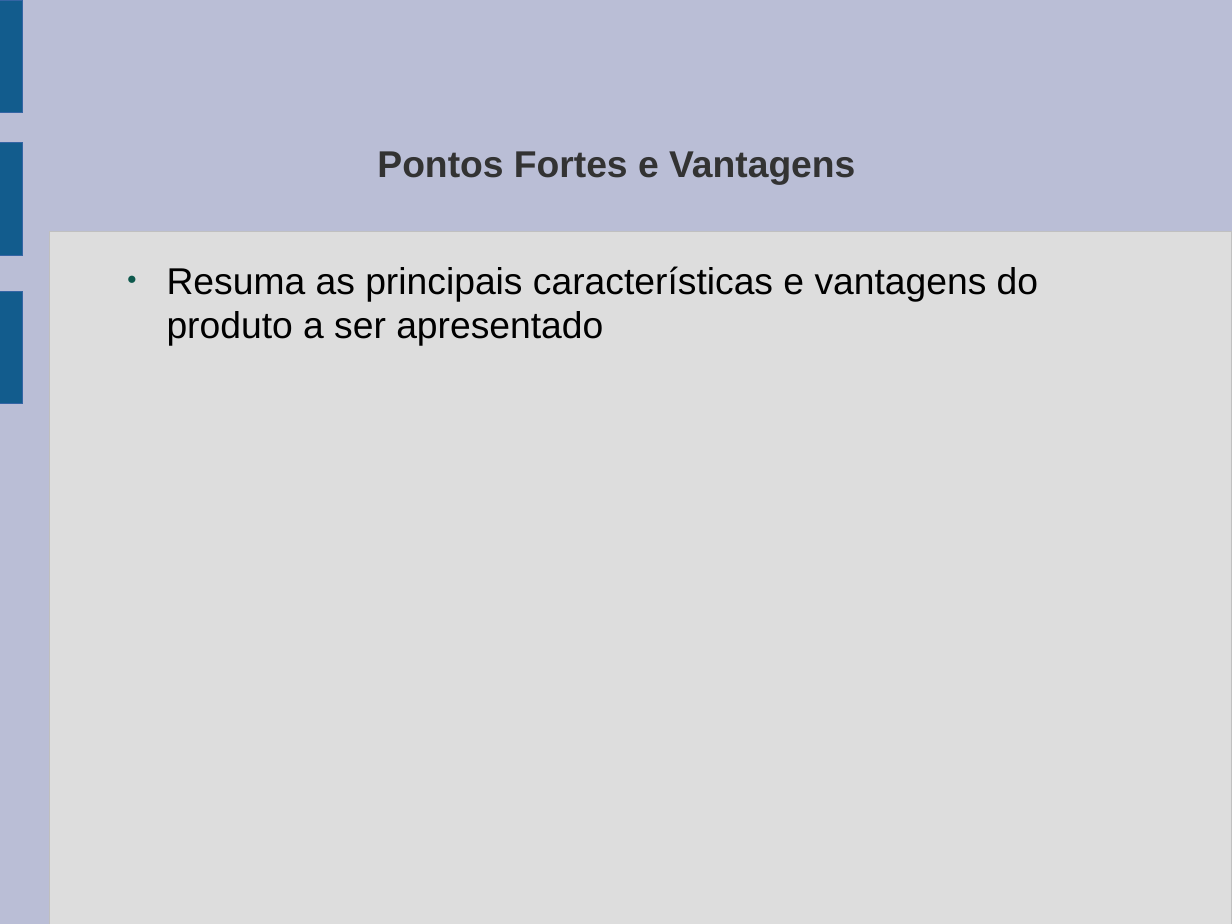
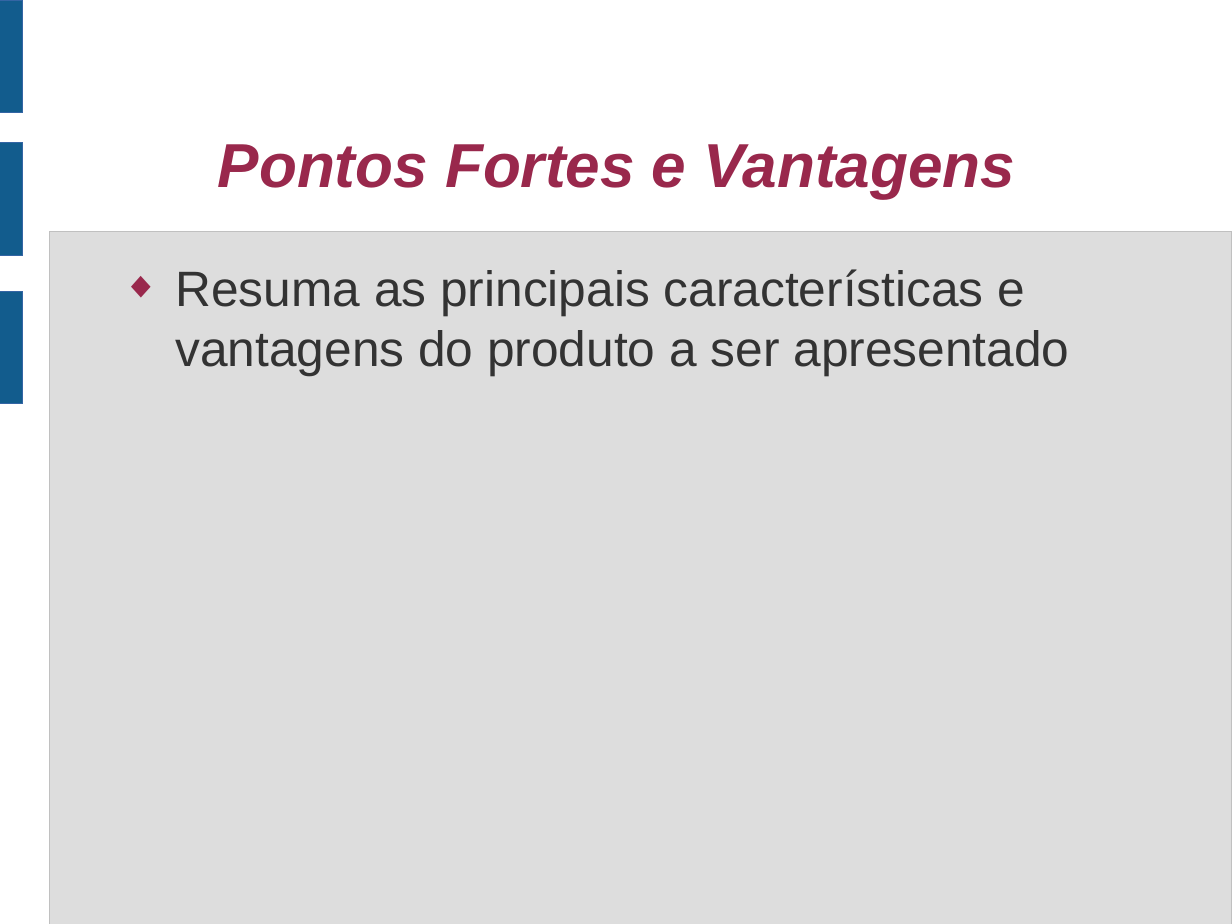
Before and after one commit to jharbes/SEGURANCA-INDUSTRIAL, a slide deck: slide 7 of material_NR11/apresentacaoNR11.odp (slide 6 before the commit). Drawn at 1232x924 pixels with LibreOffice and Linux fonts; fonts in the diff are those of the drawing. Boxes give left, top, right and bottom in pixels: in the first picture for what was removed or moved away, otherwise in the second. Text is boxed around its words. In the diff, an @@ line names an element or a change of style, - is before the commit and + after.

```diff
--- a/material_NR11/apresentacaoNR11.odp
+++ b/material_NR11/apresentacaoNR11.odp
@@ background #BABED6 to #FFFFFF @@
@@ title "Pontos Fortes e Vantagens" at bbox=[218, 144, 1015, 198]: size 24 to 40 pt, text colour #333333 to #99284C, italic on @@
@@ text "Resuma as principais características e ..." at bbox=[175, 269, 1069, 375]: size 24 to 32 pt, text colour #000000 to #333333; bullet ● to ◆; bullet colour #0E594D to #99284C @@
```
Also in this commit, not shown: 6 other slides changed, 2 slides added, 1 slide removed, 2 other files.
